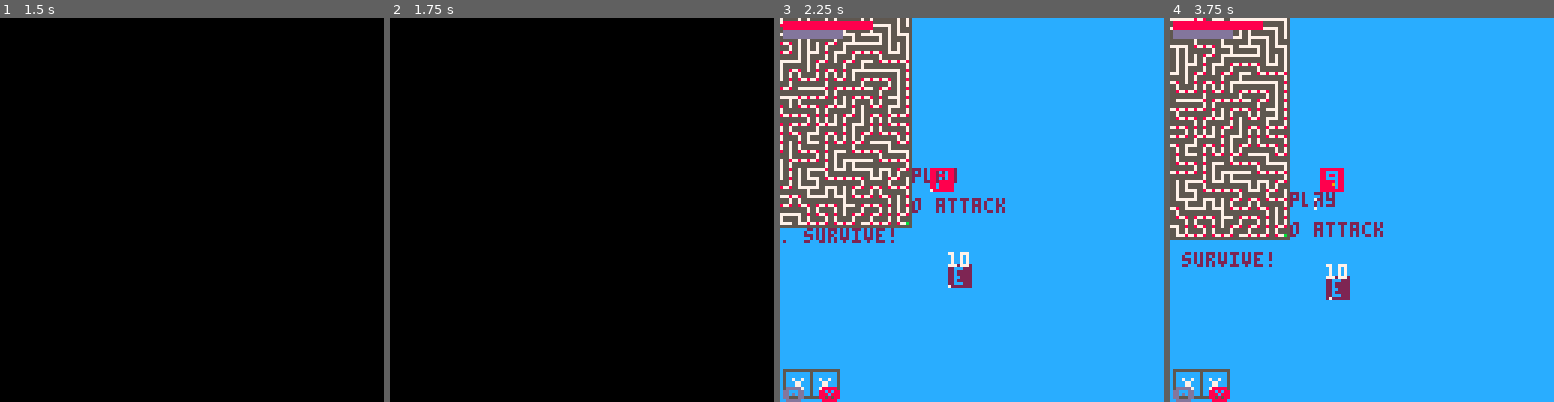
Above: before the commit, frames 1-4 (left to right).
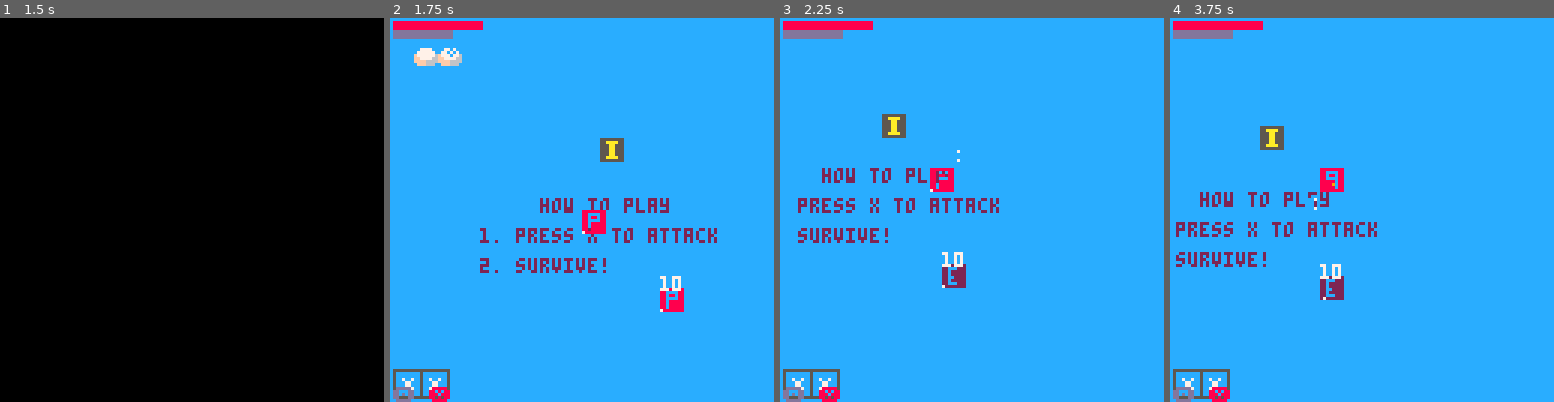
Above: after the commit, the same moments.

Repository: FrederikHR/GDB
Game: PICO-8 cartridge NewGame/main.p8
The game is run twice, just before and just after one commit, with the same random seed, the same clock (stepped at 60 frames per second) and the same inputs.
Inputs:
- Up to frame 1 (1.5 s): tap X (X key) at 0.33, 1.07 s; tap O (Z key) at 0.7 s
- Up to frame 2 (1.75 s): hold Right from 1.6 s (still down); tap O (Z key) at 1.7 s
- Up to frame 3 (2.25 s): tap X (X key) at 1.85 s; release Right at 2.1 s; tap O (Z key) at 2.1 s; hold Up from 2.15 s (still down)
- Up to frame 4 (3.75 s): release Up at 2.42 s; hold Right 2.47-3.03 s; tap O (Z key) every 0.4 s from 2.5 to 3.7 s; tap X (X key) at 2.97 s; hold Left 3.08-3.58 s; hold Down from 3.63 s (still down)

Frame 1 is identical in both runs. In frame 2, 100% of the frame differs, in the area x 0-100%, y 0-100%; in frame 3, 19%; in frame 4, 18%.

Commit message:
sortof works

Diff:
--- a/NewGame/scripts/levelgen/init.lua
+++ b/NewGame/scripts/levelgen/init.lua
@@ -1,5 +1,5 @@
 prl = {}
-maze_size = 25
+maze_size = 5
 
 function init_levelgen()
     --prl = perlin()
@@ -10,8 +10,8 @@
 end
 
 function draw_level()
-    for x = 1,maze_size,1 do
-        for y = 1,maze_size,1 do
+    for x = 1,maze_size do
+        for y = 1,maze_size do
             --draw_rect(x,y, flr(prl.fmap[x][y]))
             draw_maze_room(x,y,maze[x][y])
         end
@@ -26,7 +26,7 @@
 ]]
 
 function draw_maze_room(x,y,room)
-    size = 3
+    local size = 3
     rectfill(x*size, y*size, (x*size)+size-1, (y*size)+size-1, 5)
     rectfill(x*size+1, y*size+1, x*size+1, y*size+1, 7)
 
@@ -37,3 +37,41 @@
     if (room.bottom_wall == false) rectfill(x*size+1, y*size+2, x*size+1, y*size+2, 7)
     if (room.top_wall == false) rectfill(x*size+1, y*size, x*size+1, y*size, 7)
 end
+
+
+
+function draw_real_level()
+    for x = 1,maze_size do
+        for y = 1,maze_size do
+            draw_real_maze_room(x,y,maze[x][y],2)
+        end
+    end
+end
+
+function draw_real_maze_room(x,y,room,scale)
+    local size = 3
+    for i=1,3 do
+        for j=1,3 do
+            pix2mset(x*size*scale+i*scale-1,y*scale*size+j*scale-1,241,scale)
+            --mset(x*size+i-1,y*size+j-1,241)
+        end
+    end
+
+    pix2mset(x*size*scale+1*scale,y*size*scale+1*scale,240,scale)
+    --mset(x*size+1, y*size+1, 240)
+
+    --if (room.main_path) mset(x*size+1, y*size+1, 240)
+    --if (room.goal == true) rectfill(x*size+1, y*size+1, 240)
+    if (not room.left_wall) pix2mset(x*size*scale,y*size*scale+1*scale,240,scale)--mset(x*size, y*size+1, 240)
+    if (not room.right_wall) pix2mset(x*size*scale+2*scale,y*size*scale+1*scale,240,scale)--mset(x*size+2, y*size+1, 240)
+    if (not room.bottom_wall) pix2mset(x*size*scale+1*scale,y*size*scale+2*scale,240,scale)--mset(x*size+1, y*size+2, 240)
+    if (not room.top_wall) pix2mset(x*size*scale+1*scale,y*size*scale,240,scale)--mset(x*size+1, y*size, 240)
+end
+
+function pix2mset(x,y,spr,scale)
+    for i=1,scale do
+        for j=1,scale do
+            mset(x+i-1,y+j-1,spr)
+        end
+    end
+end
--- a/NewGame/scripts/scenes/game.lua
+++ b/NewGame/scripts/scenes/game.lua
@@ -1,5 +1,6 @@
 game_state={
-    level=1
+    level=1,
+    map_drawn=false
 }
 sprites={level_1=52, cloud=39}
 function game_init()
@@ -33,8 +34,12 @@
     camera(cx,cy)
     --map(0,0)
     --mset(0,0,32)
+    if not map_drawn then
+        draw_real_level()
+        map_drawn=true
+    end
+    map(0,0)
     draw_items_on_map()
-    draw_level()
     draw_player()
     for _,e in pairs(enemies) do
         draw_enemy(e)
